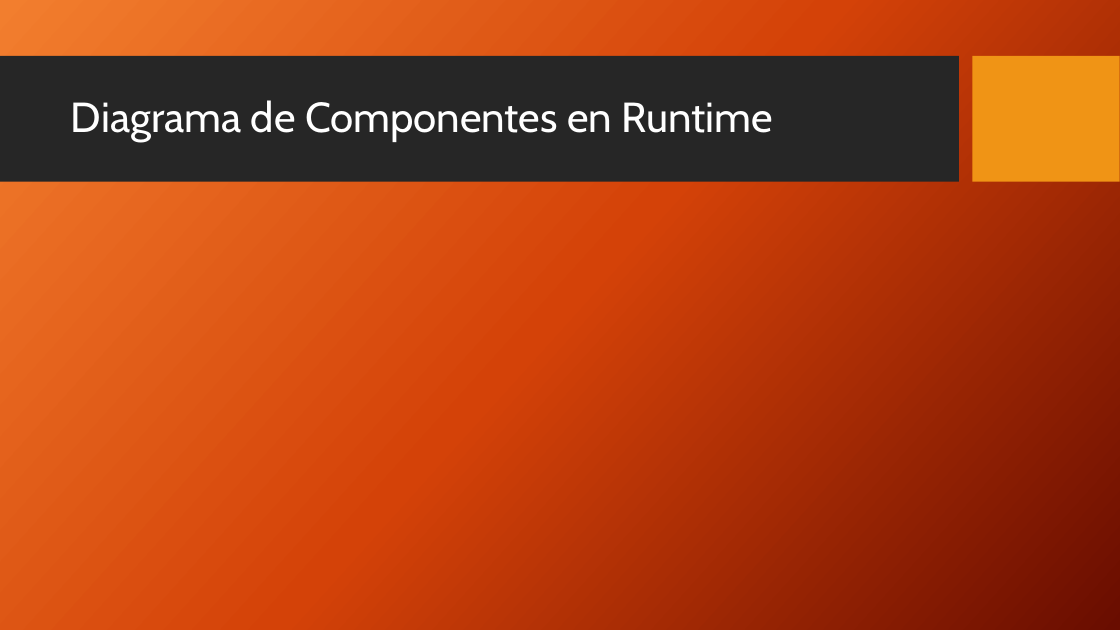
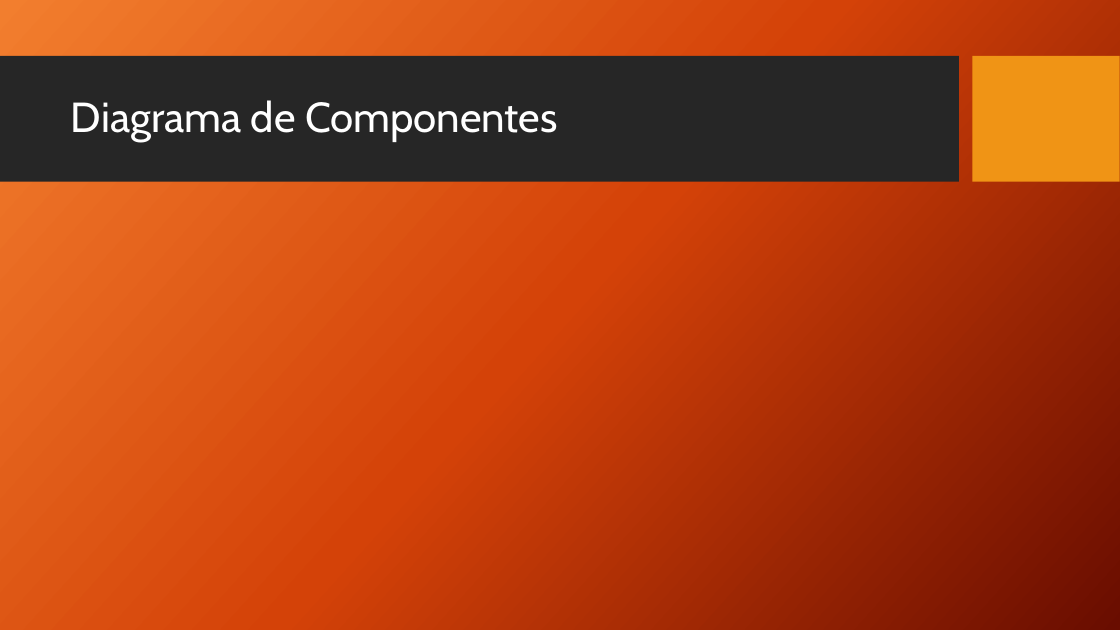
Before and after one commit to GesekCore/Arquitectura-de-Software-2015-01, a slide deck: slide 4 of TB04-Arquitectura-de-Software.pptx. Drawn at 1120x630 pixels with LibreOffice and Linux fonts; fonts in the diff are those of the drawing; background and template pictures are left out. Boxes give left, top, right and bottom in pixels: in the first picture for what was removed or moved away, otherwise in the second. Text is boxed around its words. In the diff, an @@ line names an element or a change of style, - is before the commit and + after.

Commit message:
ptt

```diff
--- a/TB04-Arquitectura-de-Software.pptx
+++ b/TB04-Arquitectura-de-Software.pptx
@@ title at bbox=[71, 100, 558, 142]: text changed @@
-Diagrama de Componentes en Runtime
+Diagrama de Componentes
```
